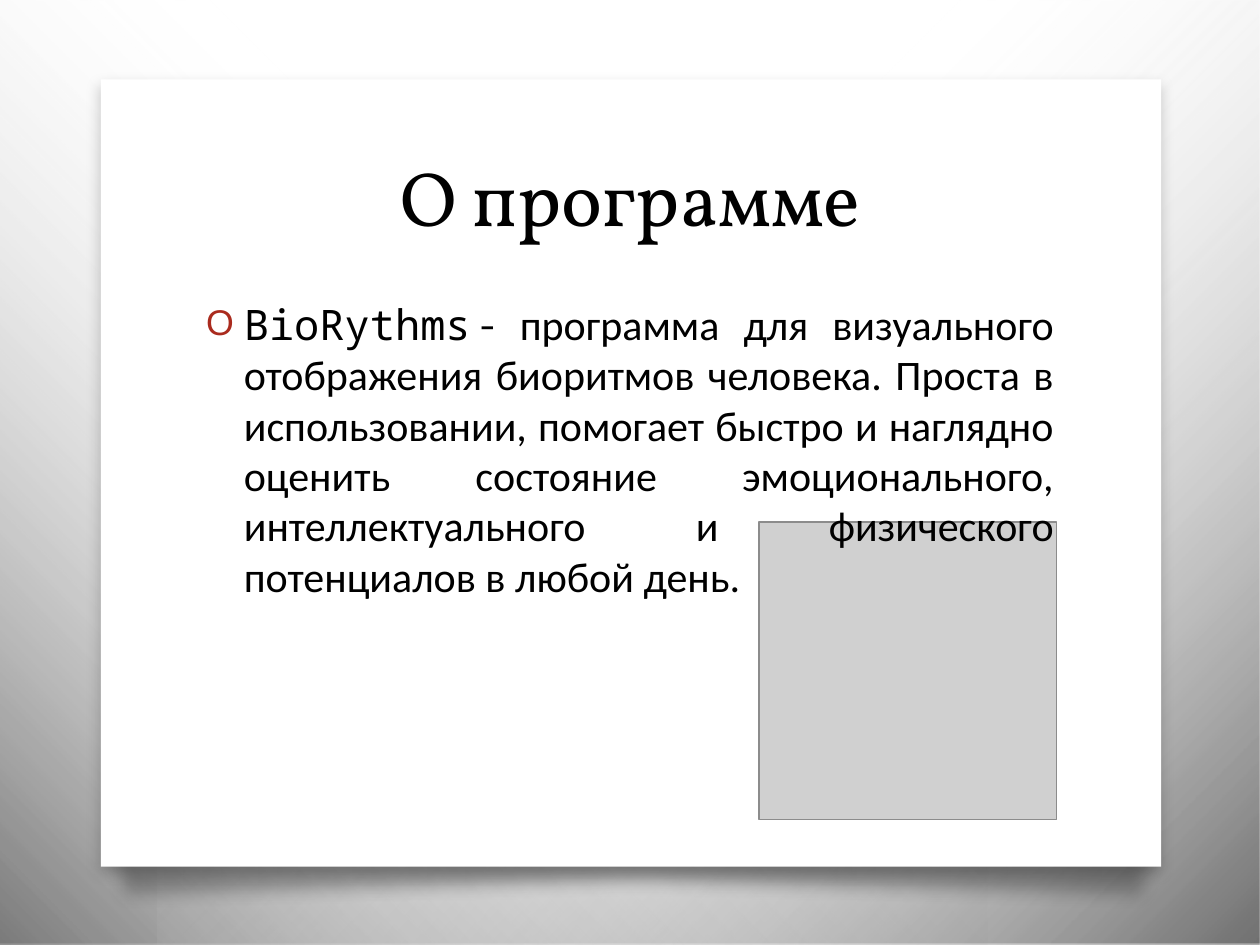
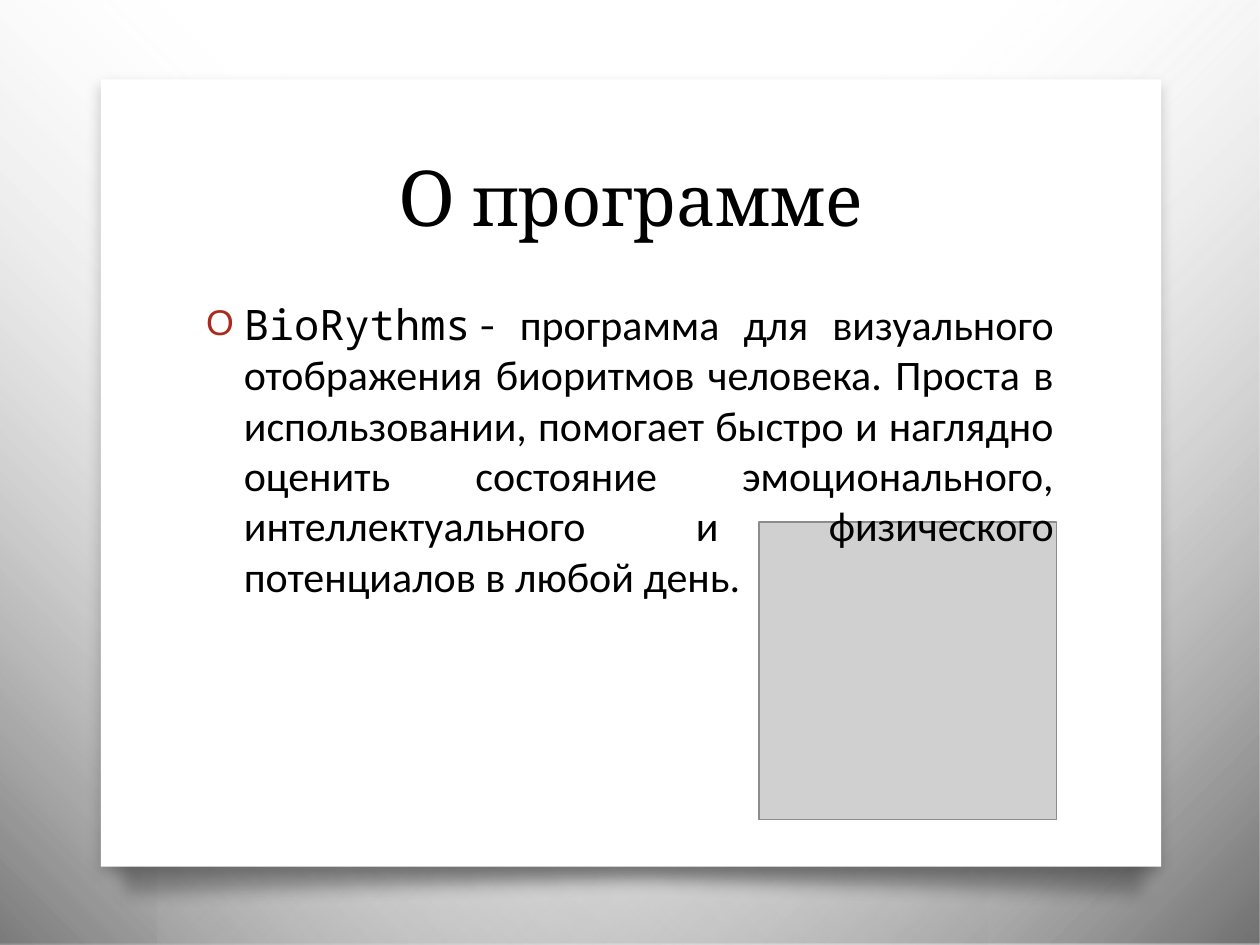
Before and after one commit to iterna1/BioRythms, a slide deck: slide 4 of BioRythms.pptx. Drawn at 1260x945 pixels with LibreOffice and Linux fonts; fonts in the diff are those of the drawing; grey boxes stand for pictures; background and template pictures are left out. Boxes give left, top, right and bottom in pixels: in the first picture for what was removed or moved away, otherwise in the second. Text is boxed around its words. In the diff, an @@ line names an element or a change of style, - is before the commit and + after.

```diff
--- a/BioRythms.pptx
+++ b/BioRythms.pptx
@@ title "О программе" at (398,170,863,243): size 44 to 40 pt, font Vollkorn to Cambria @@
```
Also in this commit, not shown: 5 other slides changed, 3 slides added, 2 slides removed.
